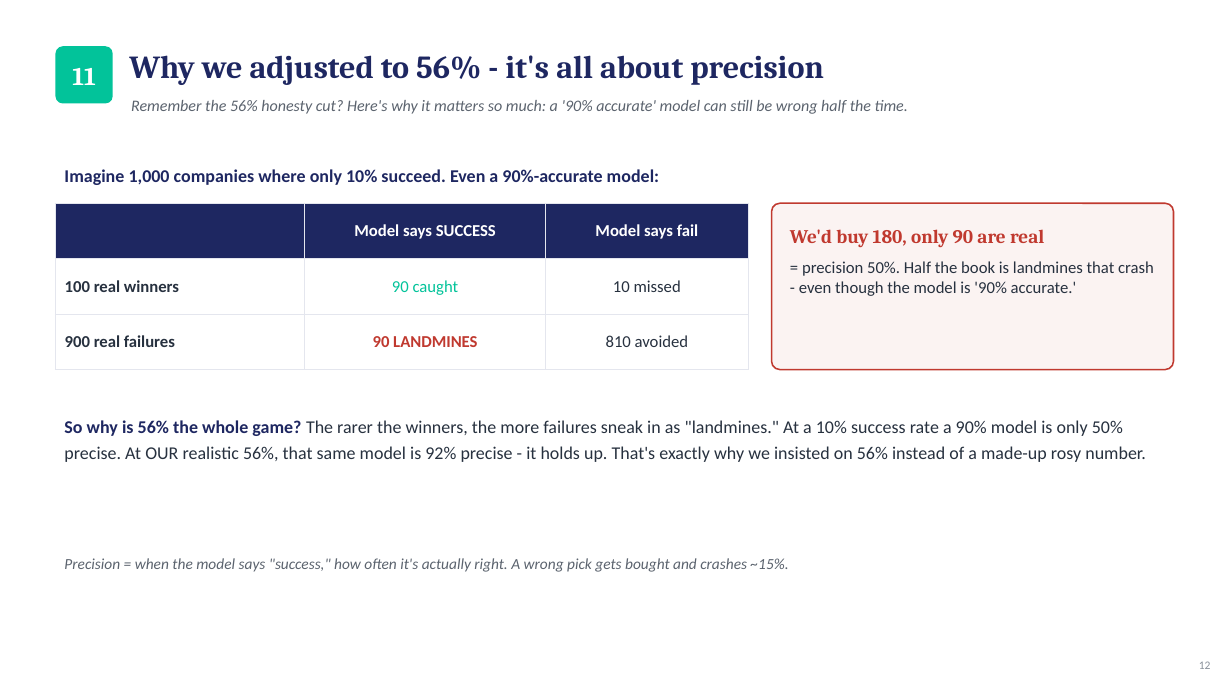
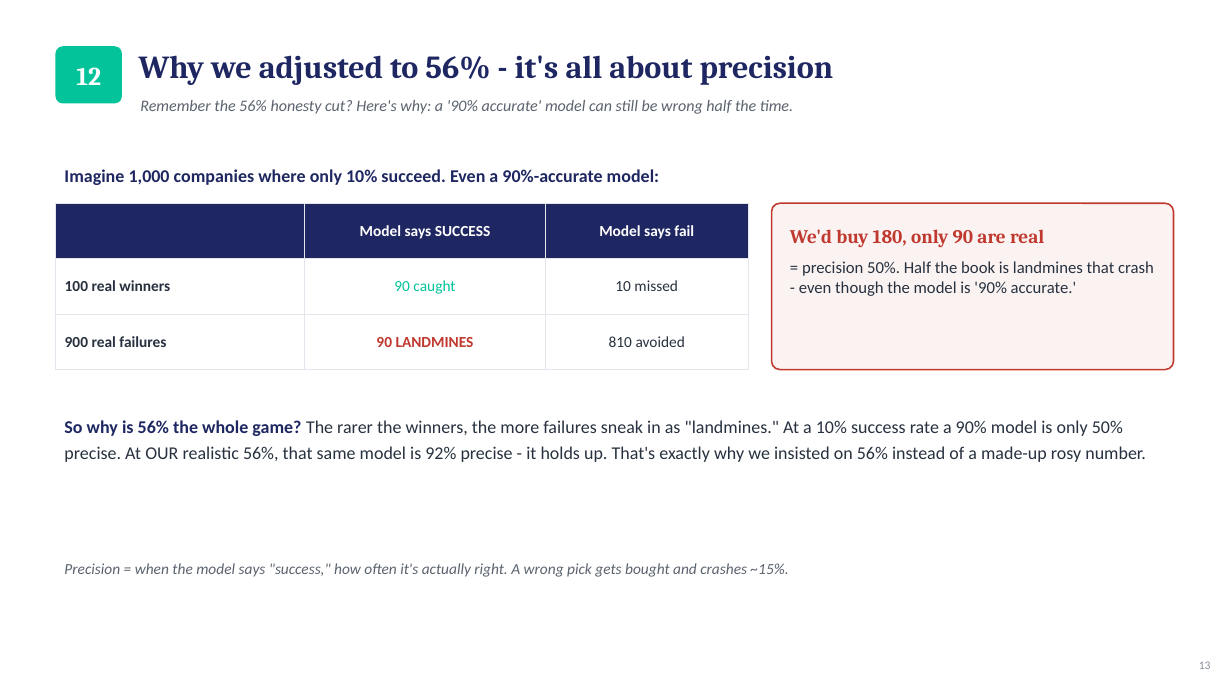
Before and after one commit to zenotheboi/hedgefund-analysis, a slide deck: slide 13 of reports/Biotech_Catalyst_Strategy_Deck.pptx (slide 12 before the commit). Drawn at 1232x693 pixels with LibreOffice and Linux fonts; fonts in the diff are those of the drawing. Boxes give left, top, right and bottom in pixels: in the first picture for what was removed or moved away, otherwise in the second. Text is boxed around its words. In the diff, an @@ line names an element or a change of style, - is before the commit and + after.

Commit message:
Deck: restore short-leg proof to main flow, add appendix (OAT/hedge/56-fan), auto-numbering
- 'Why we drop the short' leg-split table back in the MAIN deck (was cut)
- Appendix: A1 one-at-a-time sensitivity (borrow rate dominates, 56%),
  A2 hedge methodology + beta, A3 the 68->56 fan chart
- Refactor to auto-incrementing section/page numbers so inserts don't renumber
- 20 slides (16 main + divider + 3 appendix)

```diff
--- a/reports/Biotech_Catalyst_Strategy_Deck.pptx
+++ b/reports/Biotech_Catalyst_Strategy_Deck.pptx
@@ rounded rectangle "12": place and size @@
-rounded rectangle "12" at <box>55,46,113,104</box>
+rounded rectangle "12" at <box>55,46,122,104</box>
@@ text "Why we adjusted to 56% ...": place and size @@
-text "Why we adjusted to 56% ..." at <box>129,55,824,85</box>
+text "Why we adjusted to 56% ..." at <box>139,55,834,85</box>
@@ text in rounded rectangle at <box>76,67,101,85</box>: text changed @@
-11
+12
@@ text at <box>140,100,793,114</box>: text changed @@
-Remember the 56% honesty cut? Here's why it matters so much: a '90% accurate' model can still be wrong half the time.
+Remember the 56% honesty cut? Here's why: a '90% accurate' model can still be wrong half the time.
@@ table at <box>55,203,749,351</box> @@
@@ size 13 to 12 pt @@
@@ text "Precision = when the model ...": place and size @@
-text "Precision = when the model ..." at <box>64,558,789,572</box>
+text "Precision = when the model ..." at <box>64,563,789,577</box>
```
Also in this commit, not shown: 13 other slides changed, 5 slides added, 3 other files.
